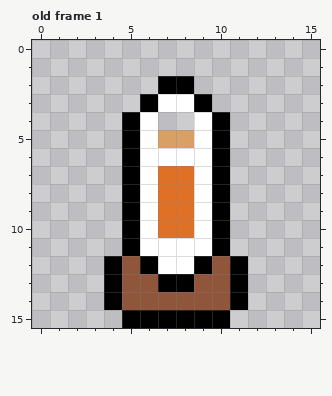
Pixel-art file, stored at Assets/Source/shot_glass.aseprite. Above is the file before it was changed.
16x16 pixels, 1 frame. Shown: old frame 1. The commit also changed other frames, which this record leaves out.
The same view after the edit:
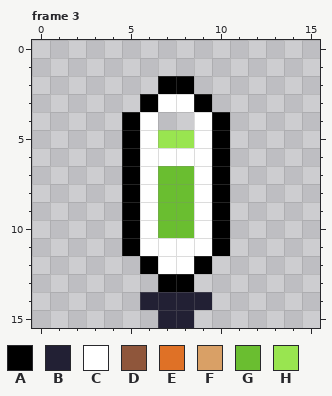
Palette (. is transparent): A #000000  B #222034  C #ffffff  D #8f563b  E #df7126  F #d9a066  G #6abe30  H #99e550
A new or re-ordered frame is compared with the old frame closest to it.
The exact change:
frames 1 -> 5
layer "shadow" added
layer "potion" added
layer "potion Copy" added
layer "Layer 1" removed
Changed rows in their new state; - is an unchanged pixel.
Frame 3 is new; against old frame 1:
first column x 4:
 5 ---HH---
 7 ---GG---
 8 ---GG---
 9 ---GG---
10 ---GG---
12 ..----..
13 ...--...
14 ..BBBB..
15 -..BB..-
Changed places in both pictures, as pixel boxes (x1, y1, x2, y2):
changed: (104, 130, 248, 328)
